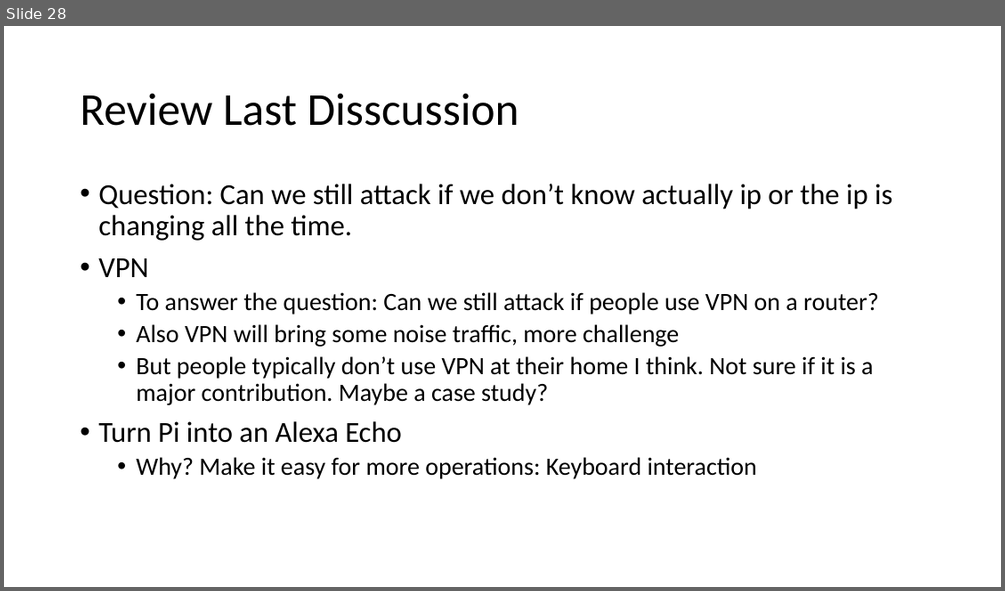
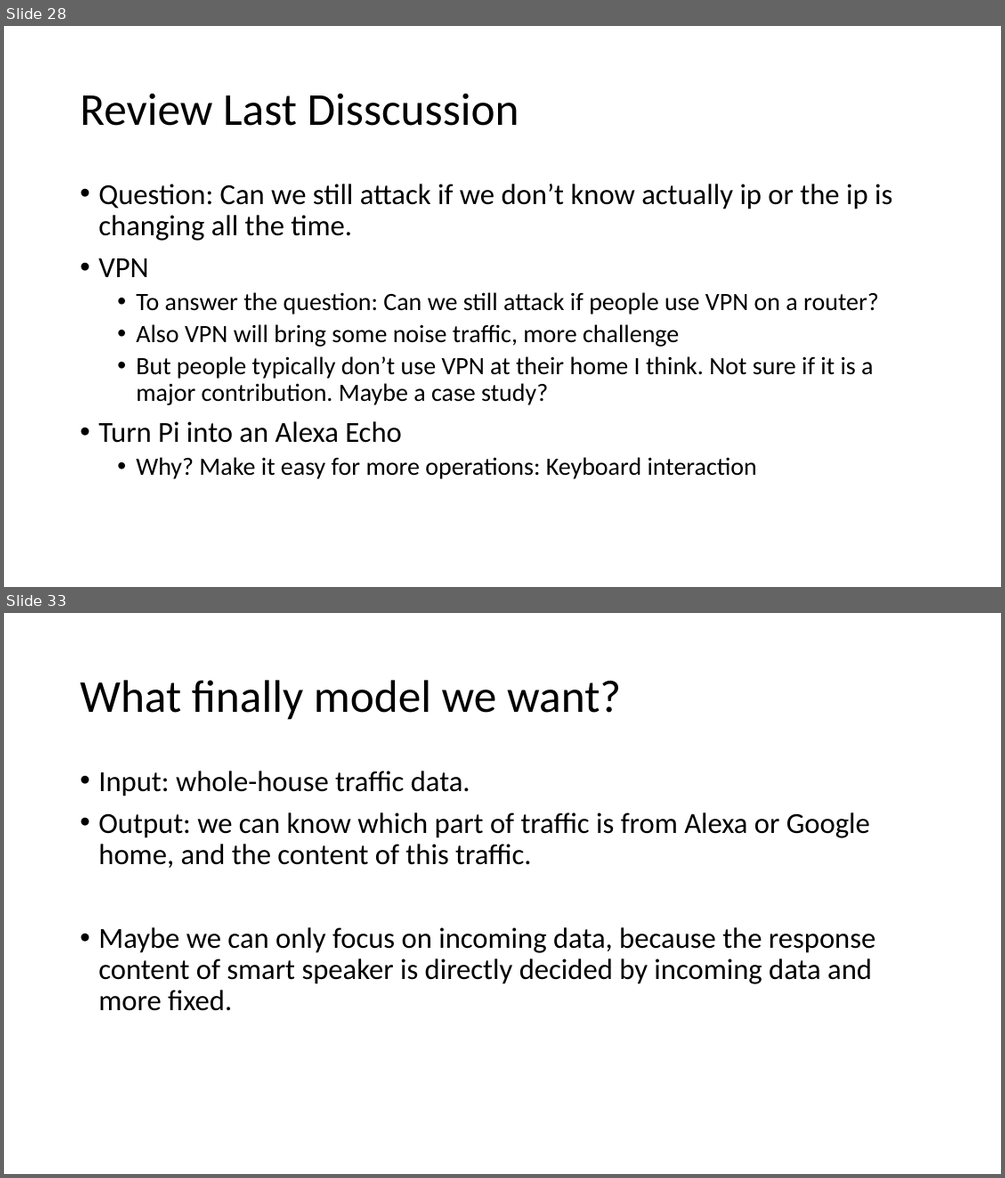
Before and after one commit to GXG-CS/Pi-Alexa, a slide deck: Presentation1.pptx. Shown one above the other, each under a label of ours: slide 28 before the commit, slides 28 and 33 after it; the slides between them are not shown. The pictures are 1005x591 and 1005x1178 pixels, drawn with LibreOffice and Linux fonts; fonts in the diff are those of the drawing. Boxes give left, top, right and bottom in pixels: in the first picture for what was removed or moved away, otherwise in the second. Text is boxed around its words. In the diff, an @@ line names an element or a change of style, - is before the commit and + after.

```diff
--- a/Presentation1.pptx
+++ b/Presentation1.pptx
@@ slide 33 added at [4, 613, 1001, 1174], background #FFFFFF @@
@@ title added at [80, 680, 621, 720], 44 pt, text #000000 @@
+What finally model we want?
@@ text added at [98, 771, 875, 1011], 28 pt, text #000000 @@
+• Input: whole-house traffic data.
+• Output: we can know which part of traffic is from Alexa or Google home, and the content of this traffic.
+• Maybe we can only focus on incoming data, because the response content of smart speaker is directly decided by incoming data and more fixed.
```
Also in this commit, not shown: 1 slide changed, 2 other slides added, 1 slide removed, 3 other files.
